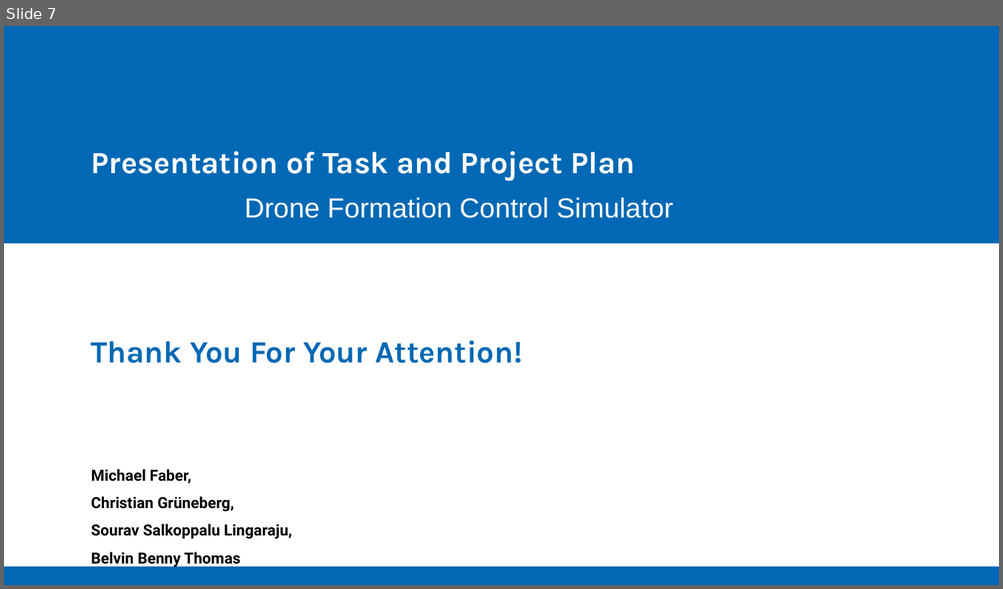
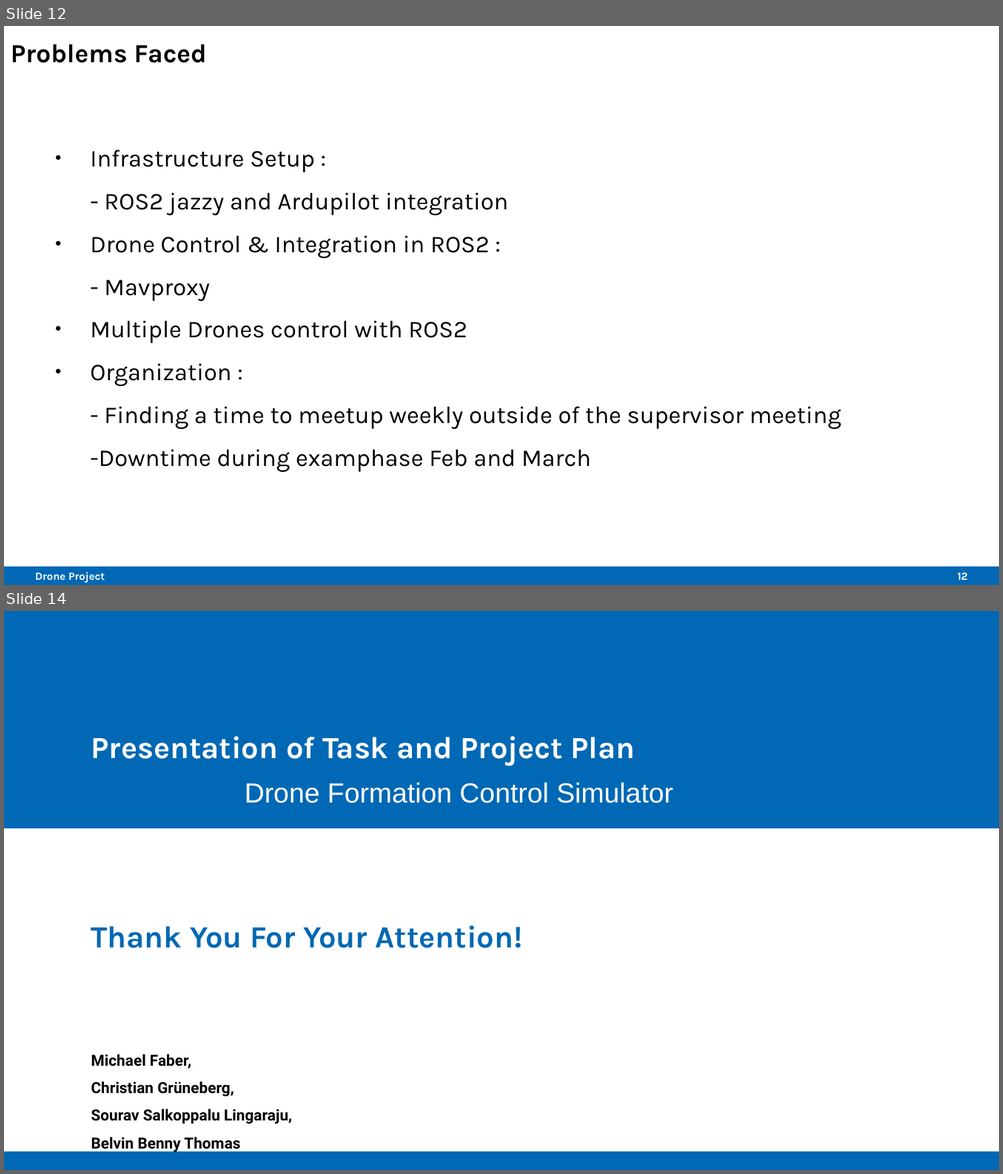
Before and after one commit to Belvin7/Drone_Project_personal-, a slide deck: AMS_Intermediate_Presentation.odp. Shown one above the other, each under a label of ours: slide 7 before the commit, slides 12 and 14 after it; the slides between them are not shown. The pictures are 1003x589 and 1003x1174 pixels, drawn with LibreOffice and Linux fonts; fonts in the diff are those of the drawing; background and template pictures are left out. Boxes give left, top, right and bottom in pixels: in the first picture for what was removed or moved away, otherwise in the second. Text is boxed around its words. In the diff, an @@ line names an element or a change of style, - is before the commit and + after.

```diff
--- a/AMS_Intermediate_Presentation.odp
+++ b/AMS_Intermediate_Presentation.odp
@@ slide 12 added at bbox=[4, 26, 999, 585], background #FFFFFF; not listed: 1 template element that a slide beside it also shows @@
@@ title added at bbox=[11, 44, 207, 63], 18.9 pt, text #000000, bold @@
+Problems Faced
@@ text added at bbox=[90, 150, 841, 472], 17.5 pt, text #000000 @@
+● Infrastructure Setup :
+- ROS2 jazzy and Ardupilot integration
+● Drone Control & Integration in ROS2 :
+- Mavproxy
+● Multiple Drones control with ROS2
+● Organization :
+- Finding a time to meetup weekly outside of the supervisor meeting
+-Downtime during examphase Feb and March
@@ text added at bbox=[35, 572, 105, 583], 7.9 pt, text #FFFFFF, bold @@
+Drone Project
@@ page number added at bbox=[957, 573, 967, 580], 7.9 pt, text #FFFFFF, bold @@
+12
@@ what was slide 7 is now slide 14 @@
```
Also in this commit, not shown: 4 slides changed, 8 other slides added, 2 slides removed, 1 other file.
